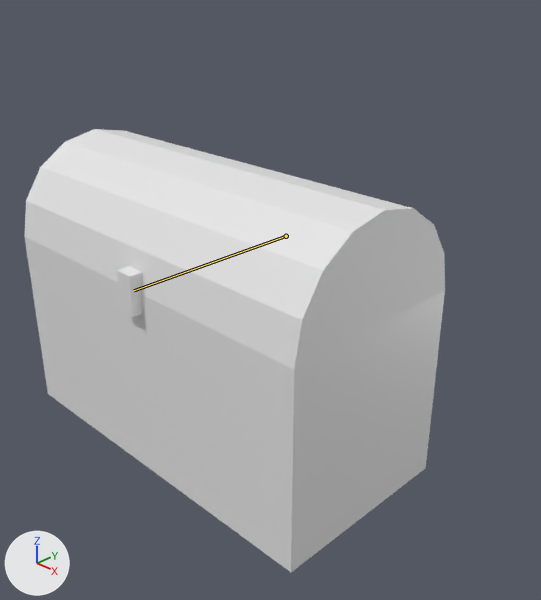
The Blender file Cluster 3D game development/AT02/Treasure_Chest_Animation.blend as it was, and as the next commit left it.
Both versions are drawn from a 50 mm camera at (5.27, -4.53, 2.83) aimed at (0.32, 0.43, -0.47). Lighting does not change. The marker at lower left points along +X, +Y and +Z. The bones that bend it are drawn over the model as lines.

In view in the first picture: 'Chest_Base', 'Chest_Top'.
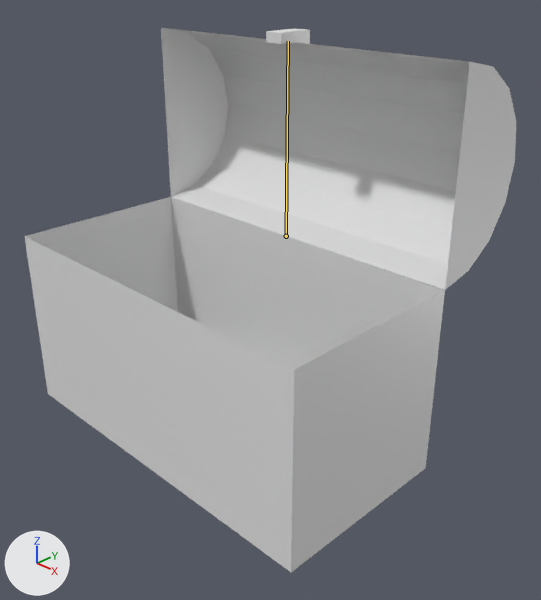
Commit message: done animation

The newer file adds an action. The first version stands in its rest pose; the second is drawn at frame 10 of the action 'Action'.

The edits, one by one:
Bone 'Chest_Top' (bone_chest_top) turns from (0, 0, 0) to (-90, 0, 0) degrees about its own x, y and z.

Location of each change, (x1, y1, x2, y2) in pixels of the pictures (541 x 600 px):
'Chest_Top', posed (15% narrower, 9% taller)
    before: (25, 129, 445, 370)
    after: (161, 28, 516, 290)
bone 'Chest_Top', root to tip
    before: (286, 236) to (134, 290)
    after: (286, 236) to (288, 41)
